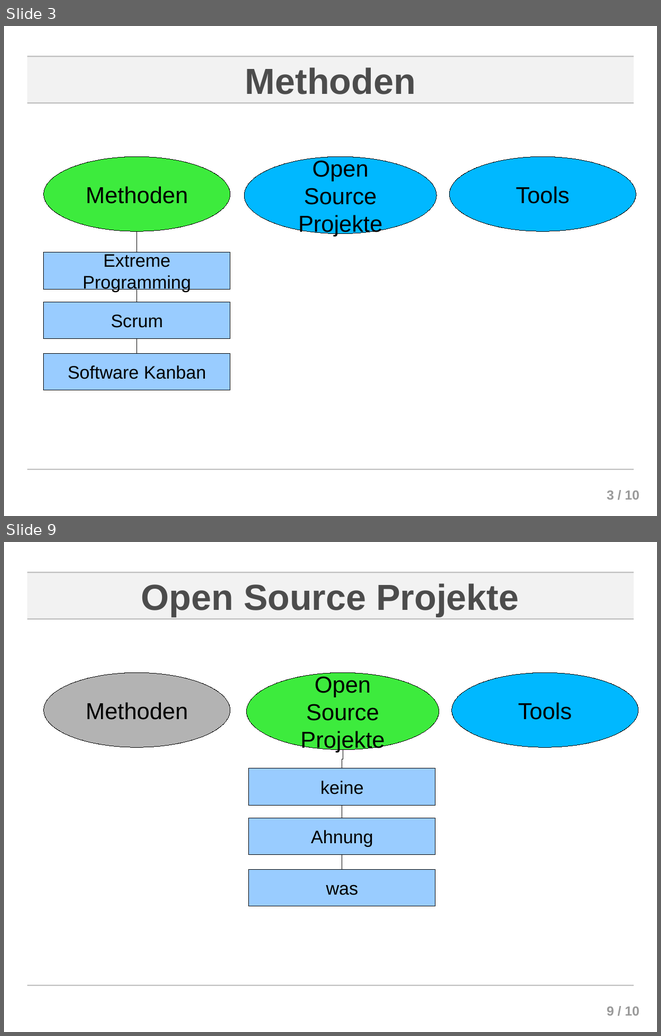
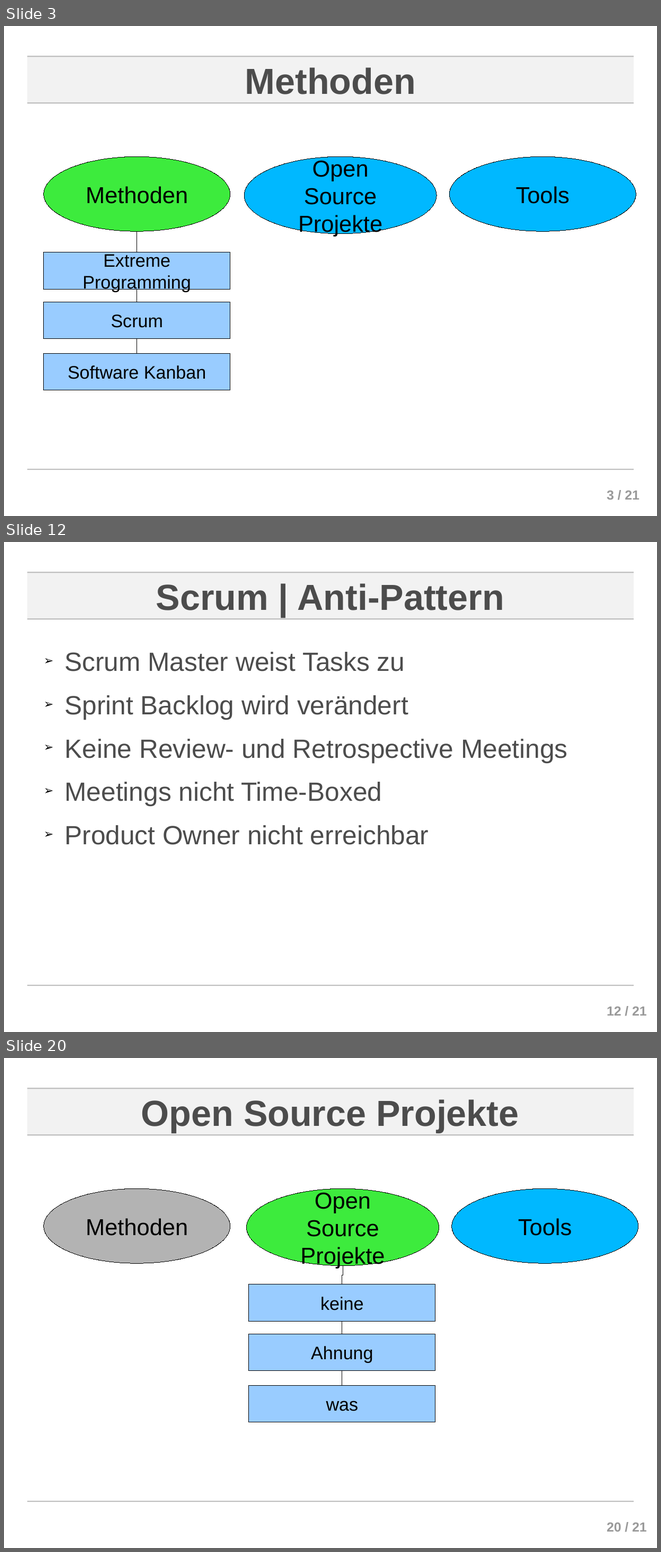
Before and after one commit to ChornHulio/sweSeminar, a slide deck: presentation/Agile Softwareentwicklung.odp. Shown one above the other, each under a label of ours: slides 3 and 9 before the commit, slides 3, 12 and 20 after it; the slides between them are not shown. The pictures are 661x1036 and 661x1552 pixels, drawn with LibreOffice and Linux fonts; fonts in the diff are those of the drawing; background and template pictures are left out. Boxes give left, top, right and bottom in pixels: in the first picture for what was removed or moved away, otherwise in the second. Text is boxed around its words. In the diff, an @@ line names an element or a change of style, - is before the commit and + after.

```diff
--- a/presentation/Agile Softwareentwicklung.odp
+++ b/presentation/Agile Softwareentwicklung.odp
@@ slide 12 added at (x1=4, y1=542, x2=657, y2=1032), background #FFFFFF; not listed: 5 template elements that a slide beside it also shows @@
@@ title added at (x1=156, y1=583, x2=504, y2=610), 44 pt, text #4C4C4C, bold @@
+Scrum | Anti-Pattern
@@ text added at (x1=64, y1=652, x2=567, y2=845), 32 pt, text #4C4C4C @@
+➢ Scrum Master weist Tasks zu
+➢ Sprint Backlog wird verändert
+➢ Keine Review- und Retrospective Meetings
+➢ Meetings nicht Time-Boxed
+➢ Product Owner nicht erreichbar
@@ page number at (x1=607, y1=490, x2=639, y2=499): text changed @@
-3 / 10
+3 / 21
@@ what was slide 9 is now slide 20 @@
@@ page number at (x1=607, y1=1522, x2=647, y2=1531): text changed @@
-9 / 10
+20 / 21
```
Also in this commit, not shown: 4 slides changed, 11 other slides added, 1 slide removed, 4 other files.
